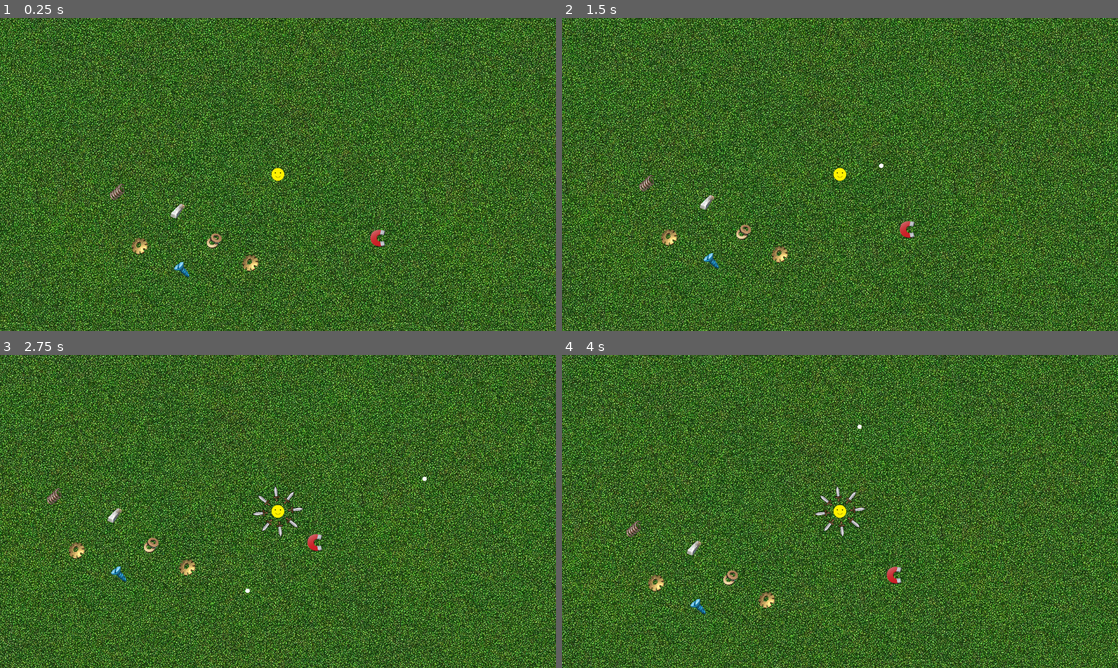
Above: before the commit, frames 1-4 (two rows, left to right).
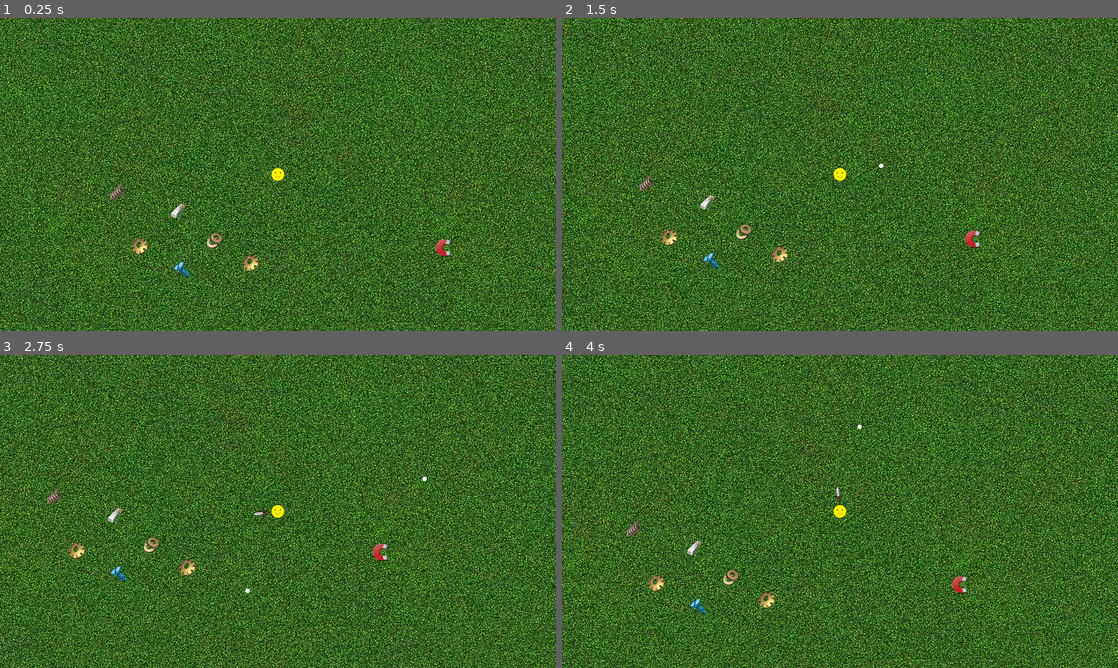
Above: after the commit, the same moments.

Repository: Posiden104/SurvivorGame-Godot
Game: Godot game, scene res://scenes/levels/grass level/Grass_Level.tscn
Same seed, same stepped clock (60 frames per second), same inputs: the game is played once before the commit and once after it. Before the commit the project starts from res://scenes/levels/Game.tscn.
Inputs:
- Up to frame 1 (0.25 s): no input
- Up to frame 2 (1.5 s): tap Enter at 0.5 s; hold D (Right) 0.53-1.28 s; hold S (Down) from 1.28 s (still down)
- Up to frame 3 (2.75 s): release S (Down) at 2.03 s; hold D (Right) from 2.03 s (still down)
- Up to frame 4 (4 s): release D (Right) at 2.78 s; hold W (Up) 2.78-3.53 s; hold A (Left) from 3.53 s (still down)

The runs differ from the first frame. In frame 1, 0.2% of the frame differs, in the area x 66-82%, y 67-77%; in frame 2, 0.2%; in frame 3, 0.4%, in the area x 46-70%, y 42-66%; in frame 4, 0.4%.

Commit message:
fixed sword collision issue

Diff:
--- a/project.godot
+++ b/project.godot
@@ -11,7 +11,7 @@
 [application]
 
 config/name="Survivor Game Godot"
-run/main_scene="res://scenes/levels/Game.tscn"
+run/main_scene="res://scenes/levels/grass level/Grass_Level.tscn"
 config/features=PackedStringArray("4.1", "Forward Plus")
 config/icon="res://icon.svg"
 
--- a/scenes/entities/player/player.tscn
+++ b/scenes/entities/player/player.tscn
@@ -40,11 +40,11 @@
 [node name="GunTimer" type="Timer" parent="Weapons/Gun"]
 unique_name_in_owner = true
 
-[node name="Sword" type="Node2D" parent="Weapons" node_paths=PackedStringArray("swordImages")]
+[node name="Sword" type="Node2D" parent="Weapons" node_paths=PackedStringArray("swords")]
 unique_name_in_owner = true
 script = ExtResource("5_sl622")
-swordImages = [NodePath("Sword1"), NodePath("Sword2"), NodePath("Sword3"), NodePath("Sword4"), NodePath("Sword5"), NodePath("Sword6"), NodePath("Sword7"), NodePath("Sword8")]
-swordsActive = 8
+swords = [NodePath("Sword1"), NodePath("Sword2"), NodePath("Sword3"), NodePath("Sword4"), NodePath("Sword5"), NodePath("Sword6"), NodePath("Sword7"), NodePath("Sword8")]
+swordsActive = 1
 
 [node name="SwordTimer" type="Timer" parent="Weapons/Sword"]
 unique_name_in_owner = true
--- a/scenes/entities/player/sword.gd
+++ b/scenes/entities/player/sword.gd
@@ -4,23 +4,25 @@
 @export var speed: float = 360
 @export var damage: float = 5
 
-@export var swordImages: Array[Node2D]
+@export var swords: Array[Node2D]
 @export var swordsActive: int = 2
 var isActive: bool = false
 
 func enable():
 	isActive = true
-	if swordsActive > swordImages.size():
-		swordsActive = swordImages.size()
+	if swordsActive > swords.size():
+		swordsActive = swords.size()
 	for i in swordsActive:
-		swordImages[i].visible = true
+		swords[i].visible = true
+		var sword_area = swords[i].get_child(0).get_child(0) as Area2D
+		sword_area.monitoring = true
 
 func disable():
 	isActive = false
-	if swordsActive > swordImages.size():
-		swordsActive = swordImages.size()
-	for i in swordsActive:
-		swordImages[i].visible = false
+	for i in swords.size():
+		swords[i].visible = false
+		var sword_area = swords[i].get_child(0).get_child(0) as Area2D
+		sword_area.monitoring = false
 
 func _on_sword_timer_timeout():
 #	%SwordImage.visible = false
@@ -28,7 +30,6 @@
 	%SwordCooldown.start()
 
 func _on_sword_cooldown_timeout():
-#	%SwordImage.visible = true
 	enable()
 	%SwordTimer.start()
 
--- /dev/null
+++ b/scenes/levels/Base_Level.tscn
@@ -0,0 +1,35 @@
+[gd_scene load_steps=4 format=3 uid="uid://ogloqd2aef8e"]
+
+[ext_resource type="Script" path="res://scenes/levels/EnemyContainer.gd" id="2_y88t8"]
+[ext_resource type="Script" path="res://scenes/levels/ProjectileContainer.gd" id="3_8yje1"]
+[ext_resource type="PackedScene" uid="uid://co4b3ayy6bk2f" path="res://scenes/entities/player/player.tscn" id="4_eryxj"]
+
+[node name="Game_Base" type="Node2D"]
+
+[node name="ParallaxBackground" type="ParallaxBackground" parent="."]
+
+[node name="ParallaxLayer" type="ParallaxLayer" parent="ParallaxBackground"]
+motion_mirroring = Vector2(1788, 1788)
+metadata/_edit_lock_ = true
+
+[node name="Sprite2D" type="Sprite2D" parent="ParallaxBackground/ParallaxLayer"]
+texture_repeat = 2
+centered = false
+region_rect = Rect2(0, 0, 894, 894)
+metadata/_edit_lock_ = true
+
+[node name="EnemyContainer" type="Marker2D" parent="."]
+unique_name_in_owner = true
+script = ExtResource("2_y88t8")
+
+[node name="ProjectileContainer" type="Marker2D" parent="."]
+script = ExtResource("3_8yje1")
+
+[node name="ScrapContainer" type="Marker2D" parent="."]
+
+[node name="PickupContainer" type="Marker2D" parent="."]
+
+[node name="Player" parent="." instance=ExtResource("4_eryxj")]
+position = Vector2(574, 325)
+
+[connection signal="shoot_gun" from="Player" to="ProjectileContainer" method="_on_player_shoot_gun"]
--- a/scenes/levels/EnemyContainer.gd
+++ b/scenes/levels/EnemyContainer.gd
@@ -1,4 +1,5 @@
 extends Marker2D
+class_name enemy_container
 
 func _on_spawner_spawn(enemyScene:PackedScene, location:Vector2):
 	var e = enemyScene.instantiate()
--- a/scenes/levels/Game.tscn
+++ /dev/null
@@ -1,70 +0,0 @@
-[gd_scene load_steps=8 format=3 uid="uid://ogloqd2aef8e"]
-
-[ext_resource type="Texture2D" uid="uid://jmmgalayjhp1" path="res://images/Background.jpg" id="1_sg7ai"]
-[ext_resource type="PackedScene" uid="uid://co4b3ayy6bk2f" path="res://scenes/entities/player/player.tscn" id="2_c3wqr"]
-[ext_resource type="Script" path="res://scenes/levels/EnemyContainer.gd" id="2_ww3i4"]
-[ext_resource type="Script" path="res://scenes/levels/ProjectileContainer.gd" id="3_7xxv6"]
-[ext_resource type="PackedScene" uid="uid://d2nh73ws0tria" path="res://scenes/spawners/spawner.tscn" id="5_iu03c"]
-[ext_resource type="PackedScene" uid="uid://dhh7w6rc5mr6q" path="res://scenes/pickups/scrap.tscn" id="6_wf251"]
-[ext_resource type="PackedScene" uid="uid://cebwi4eryl6dt" path="res://scenes/pickups/magnet.tscn" id="7_658te"]
-
-[node name="Game" type="Node2D"]
-
-[node name="ParallaxBackground" type="ParallaxBackground" parent="."]
-
-[node name="ParallaxLayer" type="ParallaxLayer" parent="ParallaxBackground"]
-motion_mirroring = Vector2(1788, 1788)
-metadata/_edit_lock_ = true
-
-[node name="Sprite2D" type="Sprite2D" parent="ParallaxBackground/ParallaxLayer"]
-texture_repeat = 2
-texture = ExtResource("1_sg7ai")
-centered = false
-region_rect = Rect2(0, 0, 894, 894)
-metadata/_edit_lock_ = true
-
-[node name="EnemyContainer" type="Marker2D" parent="."]
-unique_name_in_owner = true
-script = ExtResource("2_ww3i4")
-
-[node name="ProjectileContainer" type="Node2D" parent="."]
-script = ExtResource("3_7xxv6")
-
-[node name="Player" parent="." instance=ExtResource("2_c3wqr")]
-position = Vector2(574, 325)
-
-[node name="Spawner" parent="." instance=ExtResource("5_iu03c")]
-position = Vector2(1026, 161)
-autostart = true
-
-[node name="Spawner2" parent="." instance=ExtResource("5_iu03c")]
-position = Vector2(307, 186)
-enemy_type_to_spawn = 1
-min_spawn_time = 3.0
-max_spawn_time = 7.0
-autostart = true
-
-[node name="Scrap" parent="." instance=ExtResource("6_wf251")]
-position = Vector2(205, 366)
-
-[node name="Scrap2" parent="." instance=ExtResource("6_wf251")]
-position = Vector2(256, 490)
-
-[node name="Scrap3" parent="." instance=ExtResource("6_wf251")]
-position = Vector2(511, 529)
-
-[node name="Scrap4" parent="." instance=ExtResource("6_wf251")]
-position = Vector2(343, 409)
-
-[node name="Scrap5" parent="." instance=ExtResource("6_wf251")]
-position = Vector2(427, 478)
-
-[node name="Scrap6" parent="." instance=ExtResource("6_wf251")]
-position = Vector2(353, 544)
-
-[node name="Magnet" parent="." instance=ExtResource("7_658te")]
-position = Vector2(806, 472)
-
-[connection signal="shoot_gun" from="Player" to="ProjectileContainer" method="_on_player_shoot_gun"]
-[connection signal="spawn" from="Spawner" to="EnemyContainer" method="_on_spawner_spawn"]
-[connection signal="spawn" from="Spawner2" to="EnemyContainer" method="_on_spawner_spawn"]
--- a/scenes/levels/ProjectileContainer.gd
+++ b/scenes/levels/ProjectileContainer.gd
@@ -1,4 +1,5 @@
 extends Node2D
+class_name projectile_container
 
 func _on_player_shoot_gun(bulletScene:PackedScene, gp:Vector2, dir:Vector2):
 	var b = bulletScene.instantiate() as bullet
--- /dev/null
+++ b/scenes/levels/grass level/EnemyContainer.gd
@@ -0,0 +1 @@
+extends enemy_container
--- /dev/null
+++ b/scenes/levels/grass level/Grass_Level.tscn
@@ -0,0 +1,56 @@
+[gd_scene load_steps=8 format=3 uid="uid://cp7ckl280iie8"]
+
+[ext_resource type="PackedScene" uid="uid://ogloqd2aef8e" path="res://scenes/levels/Base_Level.tscn" id="1_x027y"]
+[ext_resource type="Texture2D" uid="uid://jmmgalayjhp1" path="res://images/Background.jpg" id="2_70od3"]
+[ext_resource type="Script" path="res://scenes/levels/grass level/EnemyContainer.gd" id="3_pl3gu"]
+[ext_resource type="PackedScene" uid="uid://dhh7w6rc5mr6q" path="res://scenes/pickups/scrap.tscn" id="4_613y7"]
+[ext_resource type="Script" path="res://scenes/levels/grass level/ProjectileContainer.gd" id="4_amnd2"]
+[ext_resource type="PackedScene" uid="uid://cebwi4eryl6dt" path="res://scenes/pickups/magnet.tscn" id="5_o3t2n"]
+[ext_resource type="PackedScene" uid="uid://d2nh73ws0tria" path="res://scenes/spawners/spawner.tscn" id="6_3y0x1"]
+
+[node name="Grass_Level" instance=ExtResource("1_x027y")]
+
+[node name="Sprite2D" parent="ParallaxBackground/ParallaxLayer" index="0"]
+texture = ExtResource("2_70od3")
+
+[node name="EnemyContainer" parent="." index="1"]
+script = ExtResource("3_pl3gu")
+
+[node name="ProjectileContainer" parent="." index="2"]
+script = ExtResource("4_amnd2")
+
+[node name="Scrap" parent="ScrapContainer" index="0" instance=ExtResource("4_613y7")]
+position = Vector2(205, 366)
+
+[node name="Scrap2" parent="ScrapContainer" index="1" instance=ExtResource("4_613y7")]
+position = Vector2(256, 490)
+
+[node name="Scrap3" parent="ScrapContainer" index="2" instance=ExtResource("4_613y7")]
+position = Vector2(511, 529)
+
+[node name="Scrap4" parent="ScrapContainer" index="3" instance=ExtResource("4_613y7")]
+position = Vector2(343, 409)
+
+[node name="Scrap5" parent="ScrapContainer" index="4" instance=ExtResource("4_613y7")]
+position = Vector2(427, 478)
+
+[node name="Scrap6" parent="ScrapContainer" index="5" instance=ExtResource("4_613y7")]
+position = Vector2(353, 544)
+
+[node name="Magnet" parent="PickupContainer" index="0" instance=ExtResource("5_o3t2n")]
+position = Vector2(957, 494)
+
+[node name="Spawner" parent="." index="6" instance=ExtResource("6_3y0x1")]
+position = Vector2(1026, 161)
+autostart = true
+
+[node name="Spawner2" parent="." index="7" instance=ExtResource("6_3y0x1")]
+position = Vector2(307, 186)
+enemy_type_to_spawn = 1
+min_spawn_time = 3.0
+max_spawn_time = 7.0
+autostart = true
+
+[connection signal="spawn" from="Spawner" to="EnemyContainer" method="_on_spawner_spawn"]
+[connection signal="spawn" from="Spawner2" to="EnemyContainer" method="_on_spawner_2_spawn"]
+[connection signal="spawn" from="Spawner2" to="EnemyContainer" method="_on_spawner_spawn"]
--- /dev/null
+++ b/scenes/levels/grass level/ProjectileContainer.gd
@@ -0,0 +1 @@
+extends projectile_container
--- /dev/null
+++ b/scenes/weapons/weapon_base.gd
@@ -0,0 +1,8 @@
+extends Node
+
+class_name weapon_base
+
+@export var damage: float
+@export var level: int
+@export var isBought: bool = false
+@export var isActive: bool = false
